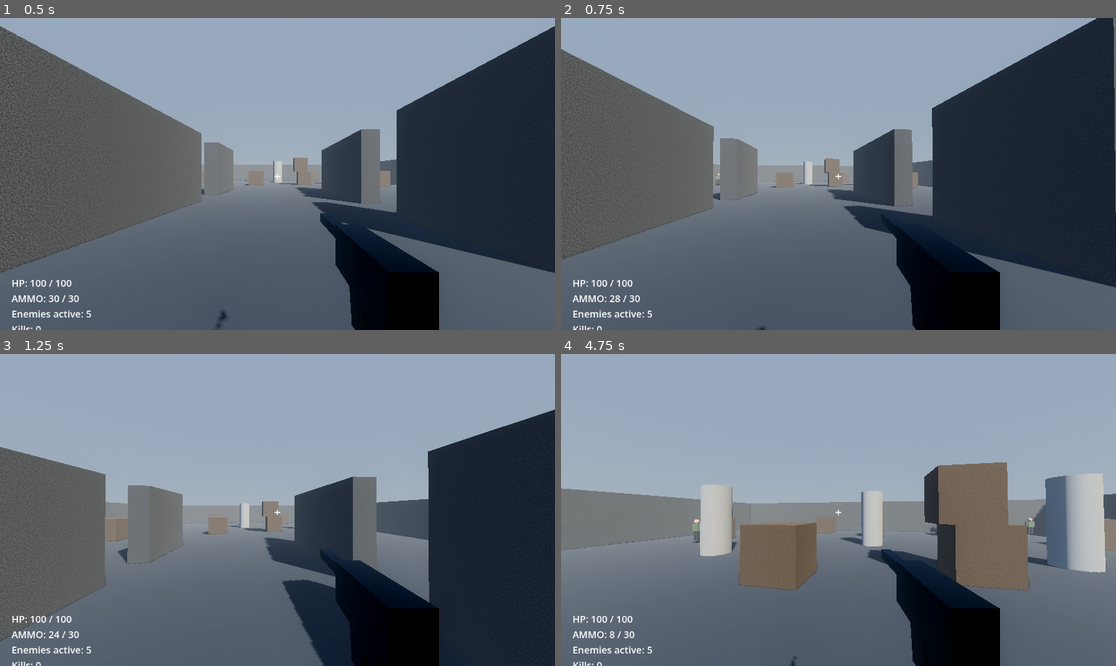
Above: before the commit, frames 1-4 (two rows, left to right).
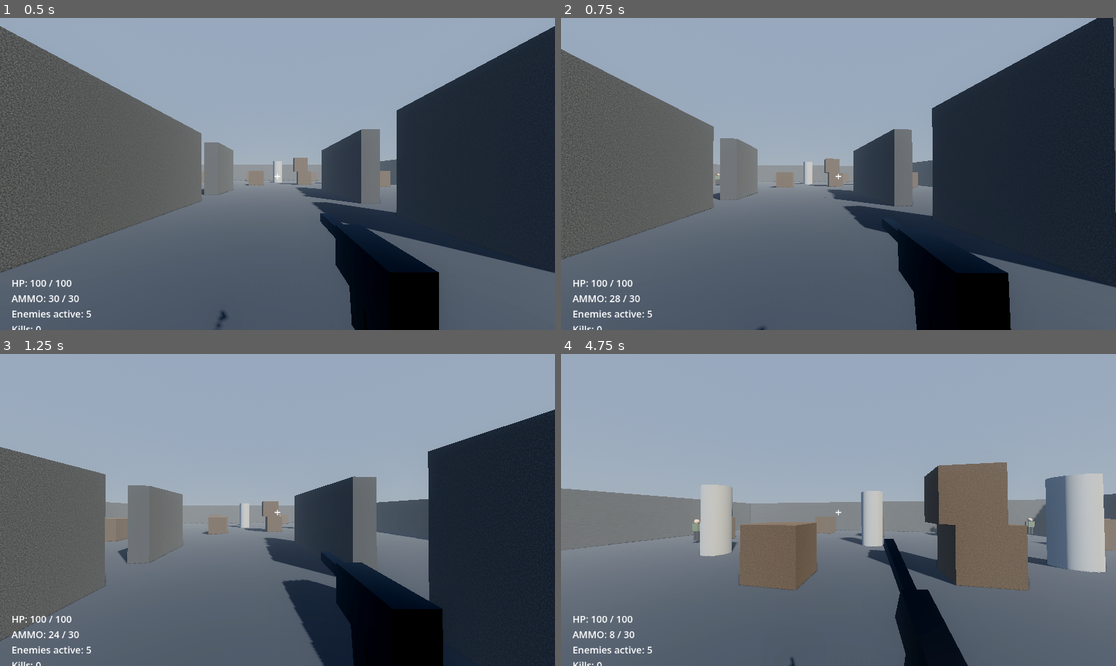
Above: after the commit, the same moments.

Repository: manaleks/GrishaGame
Game: Godot game, scene res://scenes/main.tscn
Two runs of this game, one before a commit and one after it. Both use one fixed random seed, a clock stepped at 60 frames per second and the inputs below.
Inputs (mouse positions are in pixels of both pictures, inside the frame that each line leads up to):
- Up to frame 1 (0.5 s): no input
- Up to frame 2 (0.75 s): tap Enter at 0.5 s; move the mouse to (866, 174) at 0.52 s; press the mouse at (866, 174) at 0.53 s; hold W (move_forward) from 0.53 s (still down)
- Up to frame 3 (1.25 s): keep holding W (move_forward); tap Space (jump) at 0.77 s
- Up to frame 4 (4.75 s): keep holding W (move_forward); move the mouse to (810, 510) at 1.27 s; release the mouse at (810, 510) at 1.28 s; tap Ctrl (crouch) at 1.35, 4.35 s; tap Space (jump) at 1.52, 3.02, 3.77, 4.52 s; click (810, 510) at 1.55 s; move the mouse to (849, 503) at 2.02 s; press the mouse at (849, 503) at 2.03 s; move the mouse to (832, 516) at 2.77 s; release the mouse at (832, 516) at 2.78 s; tap Alt (sprint) at 2.85 s; click (832, 516) at 3.05 s; move the mouse to (877, 513) at 3.52 s; press the mouse at (877, 513) at 3.53 s; tap R (reload) at 4.15 s; move the mouse to (794, 506) at 4.27 s; release the mouse at (794, 506) at 4.28 s; click (794, 506) at 4.55 s

Frame 1 is identical in both runs. In frame 2, 0.6% of the frame differs, in the area x 47-82%, y 57-100%; in frame 3, 0.2%; in frame 4, 3.1%, in the area x 41-80%, y 59-100%.

Commit message:
feat: bullet tracers, weapon recoil/reload animation, bot fire recoil + own ammo/reload

Diff:
--- /dev/null
+++ b/scenes/tracer.tscn
@@ -0,0 +1,26 @@
+[gd_scene load_steps=4 format=3]
+
+[ext_resource type="Script" path="res://scripts/tracer.gd" id="1"]
+
+[sub_resource type="SphereMesh" id="SphereMesh_tracer"]
+radius = 0.04
+height = 0.08
+
+[sub_resource type="StandardMaterial3D" id="Mat_tracer"]
+shading_mode = 0
+albedo_color = Color(1, 0.9, 0.5, 1)
+emission_enabled = true
+emission = Color(1, 0.8, 0.3, 1)
+emission_energy_multiplier = 8.0
+
+[node name="Tracer" type="Node3D"]
+script = ExtResource("1")
+
+[node name="Mesh" type="MeshInstance3D" parent="."]
+mesh = SubResource("SphereMesh_tracer")
+surface_material_override/0 = SubResource("Mat_tracer")
+
+[node name="Light" type="OmniLight3D" parent="."]
+light_color = Color(1, 0.8, 0.4, 1)
+light_energy = 1.2
+omni_range = 1.5
--- a/scripts/bot.gd
+++ b/scripts/bot.gd
@@ -1,4 +1,6 @@
 extends CharacterBody3D
+
+const TracerScene := preload("res://scenes/tracer.tscn")
 
 @export var move_speed: float = 3.5
 @export var gravity: float = 9.8
@@ -8,6 +10,8 @@
 @export var fire_interval: float = 0.9
 @export var fire_damage: int = 12
 @export var aim_error_deg: float = 3.0
+@export var magazine_size: int = 10
+@export var reload_time: float = 1.8
 
 @onready var health: Health = $Health
 @onready var eyes: Marker3D = $Eyes
@@ -16,6 +20,8 @@
 @onready var leg_l: MeshInstance3D = $Model/LegL
 @onready var leg_r: MeshInstance3D = $Model/LegR
 @onready var arm_l: MeshInstance3D = $Model/ArmL
+@onready var arm_r: MeshInstance3D = $Model/ArmR
+@onready var gun_mesh: MeshInstance3D = $Model/ArmR/Gun
 @onready var shot_sound: AudioStreamPlayer3D = $ShotSound
 
 var player: Node3D = null
@@ -23,10 +29,15 @@
 var _last_known_player_pos: Vector3 = Vector3.ZERO
 var _has_seen_player: bool = false
 var _walk_phase: float = 0.0
+var _recoil: float = 0.0
+var _ammo: int
+var _reloading: bool = false
+var _reload_timer: float = 0.0
 
 func _ready() -> void:
 	add_to_group("bots")
 	health.died.connect(_on_died)
+	_ammo = magazine_size
 	call_deferred("_find_player")
 
 func _find_player() -> void:
@@ -42,9 +53,16 @@
 	else:
 		velocity.y = 0.0
 
+	if _reloading:
+		_reload_timer -= delta
+		if _reload_timer <= 0.0:
+			_reloading = false
+			_ammo = magazine_size
+
 	if player == null:
 		_find_player()
 		move_and_slide()
+		_animate_walk(delta)
 		return
 
 	var can_see := _can_see_player()
@@ -66,7 +84,7 @@
 			velocity.x = move_toward(velocity.x, 0, move_speed * 8.0 * delta)
 			velocity.z = move_toward(velocity.z, 0, move_speed * 8.0 * delta)
 
-		if can_see and dist <= attack_range:
+		if can_see and dist <= attack_range and not _reloading:
 			_try_fire(delta)
 	else:
 		velocity.x = move_toward(velocity.x, 0, move_speed * 8.0 * delta)
@@ -77,6 +95,7 @@
 
 	move_and_slide()
 	_animate_walk(delta)
+	_animate_gun(delta)
 
 func _animate_walk(delta: float) -> void:
 	var speed := Vector2(velocity.x, velocity.z).length()
@@ -85,11 +104,18 @@
 		var swing := sin(_walk_phase) * 0.55
 		leg_l.rotation.x = swing
 		leg_r.rotation.x = -swing
-		arm_l.rotation.x = -swing * 0.6
 	else:
 		leg_l.rotation.x = move_toward(leg_l.rotation.x, 0, delta * 4.0)
 		leg_r.rotation.x = move_toward(leg_r.rotation.x, 0, delta * 4.0)
-		arm_l.rotation.x = move_toward(arm_l.rotation.x, 0, delta * 4.0)
+
+func _animate_gun(delta: float) -> void:
+	_recoil = move_toward(_recoil, 0.0, delta * 6.0)
+	var reload_prog: float = 0.0
+	if _reloading:
+		reload_prog = 1.0 - (_reload_timer / reload_time)
+	var dip := sin(clamp(reload_prog, 0.0, 1.0) * PI) * 0.22
+	arm_r.rotation.x = -_recoil * 0.5 - dip
+	arm_l.rotation.x = move_toward(arm_l.rotation.x, -dip * 0.7, delta * 6.0) if _reloading else arm_l.rotation.x
 
 func _can_see_player() -> bool:
 	if player == null:
@@ -113,7 +139,13 @@
 func _try_fire(delta: float) -> void:
 	if _fire_cooldown > 0.0:
 		return
+	if _ammo <= 0:
+		_reloading = true
+		_reload_timer = reload_time
+		return
 	_fire_cooldown = fire_interval
+	_ammo -= 1
+	_recoil = 1.0
 	shot_sound.pitch_scale = randf_range(0.95, 1.08)
 	shot_sound.play()
 	if player and player.has_method("apply_hit"):
@@ -123,8 +155,20 @@
 		var query := PhysicsRayQueryParameters3D.create(from, to)
 		query.exclude = [get_rid()]
 		var result := space_state.intersect_ray(query)
-		if result and (result.get("collider") == player or result.get("collider").is_in_group("player")):
-			player.apply_hit(fire_damage, to)
+		var impact := to
+		if result:
+			impact = result.get("position")
+			if result.get("collider") == player or result.get("collider").is_in_group("player"):
+				player.apply_hit(fire_damage, impact)
+		_spawn_tracer(gun_mesh.global_transform.origin, impact)
+		if _ammo == 0:
+			_reloading = true
+			_reload_timer = reload_time
+
+func _spawn_tracer(from: Vector3, to: Vector3) -> void:
+	var tracer := TracerScene.instantiate()
+	get_tree().current_scene.add_child(tracer)
+	tracer.setup(from, to)
 
 func apply_hit(amount: int, _pos: Vector3) -> void:
 	health.apply_damage(amount)
--- /dev/null
+++ b/scripts/tracer.gd
@@ -0,0 +1,22 @@
+extends Node3D
+
+const SPEED: float = 140.0
+
+var _from: Vector3
+var _to: Vector3
+var _t: float = 0.0
+var _duration: float = 0.05
+
+func setup(from: Vector3, to: Vector3) -> void:
+	_from = from
+	_to = to
+	var dist := from.distance_to(to)
+	_duration = max(0.02, dist / SPEED)
+	global_transform.origin = from
+
+func _process(delta: float) -> void:
+	_t += delta
+	var f: float = clamp(_t / _duration, 0.0, 1.0)
+	global_transform.origin = _from.lerp(_to, f)
+	if f >= 1.0:
+		queue_free()
--- a/scripts/weapon.gd
+++ b/scripts/weapon.gd
@@ -1,5 +1,7 @@
 extends Node3D
 class_name Weapon
+
+const TracerScene := preload("res://scenes/tracer.tscn")
 
 @export var damage: int = 25
 @export var fire_rate: float = 0.11 # seconds between shots
@@ -21,6 +23,7 @@
 var _reloading: bool = false
 var _reload_timer: float = 0.0
 var _flash_timer: float = 0.0
+var _recoil: float = 0.0
 
 signal fired(ammo_left: int)
 signal reloaded(ammo_left: int)
@@ -47,6 +50,18 @@
 			muzzle_flash.visible = false
 			flash_mesh.visible = false
 
+	_recoil = move_toward(_recoil, 0.0, delta * 7.0)
+
+	var reload_prog: float = 0.0
+	if _reloading:
+		reload_prog = 1.0 - (_reload_timer / reload_time)
+	var dip := sin(clamp(reload_prog, 0.0, 1.0) * PI) * 0.16
+	var tilt := sin(clamp(reload_prog, 0.0, 1.0) * PI) * 0.5
+
+	position.y = -dip
+	position.z = _recoil * 0.05
+	rotation.x = tilt - _recoil * 0.12
+
 func can_fire() -> bool:
 	return not _reloading and _cooldown <= 0.0 and ammo > 0
 
@@ -59,6 +74,7 @@
 	ammo -= 1
 	fired.emit(ammo)
 	_flash_timer = 0.05
+	_recoil = 1.0
 	muzzle_flash.visible = true
 	flash_mesh.visible = true
 	flash_mesh.rotation.z = randf() * TAU
@@ -80,14 +96,23 @@
 	var query := PhysicsRayQueryParameters3D.create(from, to)
 	query.exclude = [owner_body.get_rid()] if owner_body else []
 	var result := space_state.intersect_ray(query)
+	var impact_point := to
 	if result:
+		impact_point = result.get("position")
 		var collider = result.get("collider")
 		if collider and collider.has_method("apply_hit"):
-			collider.apply_hit(damage, result.get("position"))
+			collider.apply_hit(damage, impact_point)
 		hit_target.emit(collider, damage)
+
+	_spawn_tracer(muzzle.global_transform.origin, impact_point)
 
 	if ammo == 0:
 		start_reload()
+
+func _spawn_tracer(from: Vector3, to: Vector3) -> void:
+	var tracer := TracerScene.instantiate()
+	get_tree().current_scene.add_child(tracer)
+	tracer.setup(from, to)
 
 func start_reload() -> void:
 	if _reloading or ammo == magazine_size:
Not shown, added: scripts/tracer.gd.uid
